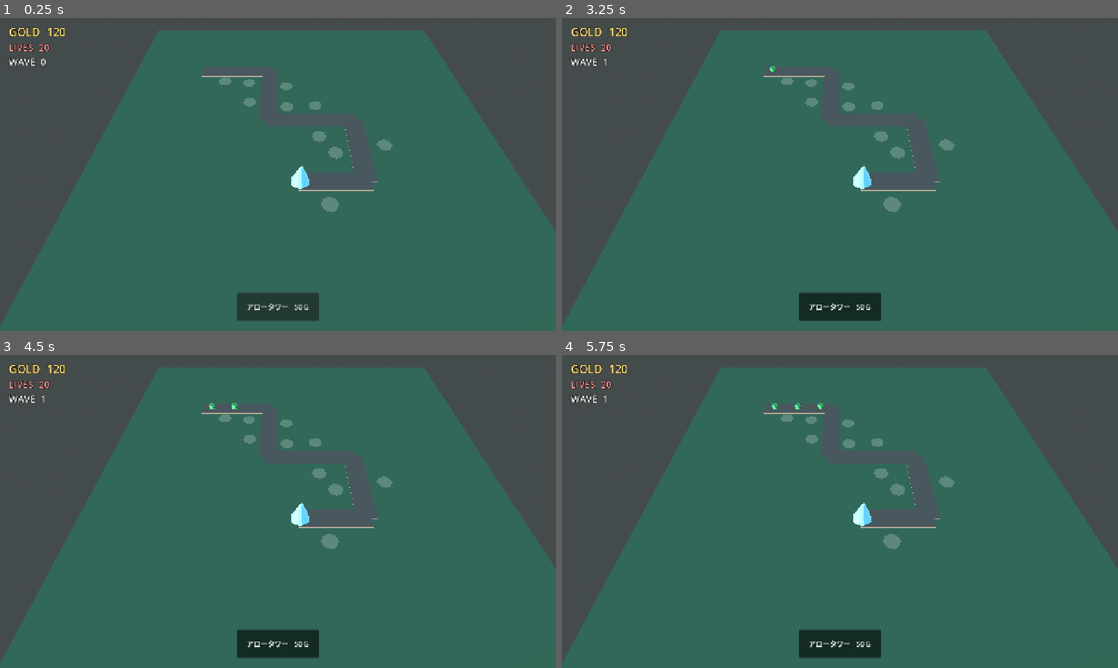
Above: before the commit, frames 1-4 (two rows, left to right).
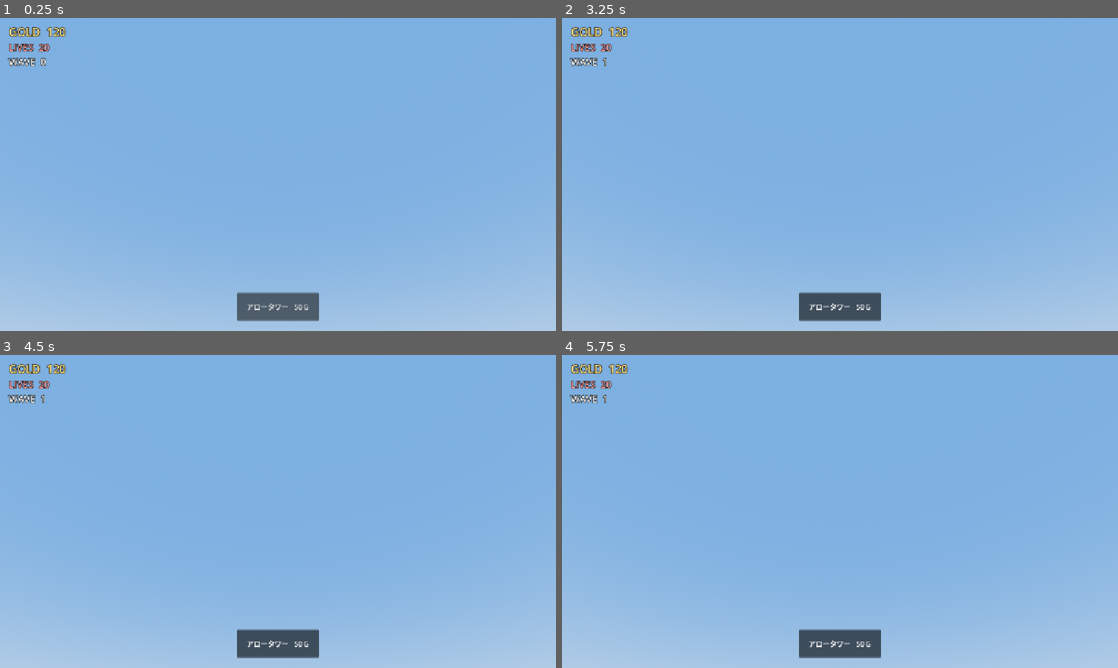
Above: after the commit, the same moments.

Repository: itsuki117/towerdefense
Game: Godot game, scene res://scenes/main.tscn
The game is run twice, just before and just after one commit, with the same random seed, the same clock (stepped at 60 frames per second) and the same inputs.
Inputs (mouse positions are in pixels of both pictures, inside the frame that each line leads up to):
- Up to frame 1 (0.25 s): no input
- Up to frame 2 (3.25 s): click "アロータワー 50 G" at 0.5 s; click "アロータワー 50 G" at 1.25 s; click "アロータワー 50 G" at 2 s; tap Enter at 2.75 s; move the mouse to (962, 158) at 2.77 s; click (962, 158) at 2.92 s
- Up to frame 3 (4.5 s): move the mouse to (166, 527) at 3.52 s; click (166, 527) at 3.67 s; tap Space at 4.25 s; move the mouse to (333, 442) at 4.27 s; click (333, 442) at 4.42 s
- Up to frame 4 (5.75 s): move the mouse to (812, 574) at 5.02 s; click (812, 574) at 5.17 s

The runs differ from the first frame. In frame 1, 100% of the frame differs, in the area x 0-100%, y 0-100%; in frame 2, 100%; in frame 3, 100%; in frame 4, 100%.

Commit message:
ステップ5: 勝敗判定・勝敗画面・リスタートでループを閉じる
- GameState に Result(PLAYING/WON/LOST) を追加。勝敗は先に決まったほうで
  確定し、二重には成立しない（最終波中に敗北したら勝利にしない）
- ライフ0で game_over、全8波を凌ぎ切ったら WaveManager が GameState.win()
- ResultScreen: VICTORY / DEFEAT 表示とリスタートボタン
  停止は SceneTree.paused で一括。この画面だけ process_mode = ALWAYS
- リスタートは GameState.reset() + reload_current_scene()
- WaveManager: GameState.is_over() で各待ちから抜け、終了後は何も湧かせない
- 待ち時間を SceneTree のタイマーから子 Timer ノードに変更
  ポーズ中は待ちも止まり、リスタート時の「解放済みインスタンス再開」も防げる
- 使われていなかった wave_started / all_waves_cleared シグナルを削除
- 上を向いていた Camera3D をマップが映る向きに戻した

Co-Authored-By: Claude Opus 5 <noreply@anthropic.com>

Diff:
--- a/scenes/main.tscn
+++ b/scenes/main.tscn
@@ -2,20 +2,21 @@
 
 [ext_resource type="Script" uid="uid://xmocfgxxw1wc" path="res://scripts/road_visual.gd" id="1_road_visual"]
 [ext_resource type="Script" uid="uid://b4ol4218moxot" path="res://scripts/wave_manager.gd" id="2_wave_manager"]
-[ext_resource type="Script" path="res://scripts/hud.gd" id="3_hud"]
+[ext_resource type="Script" uid="uid://b8lrcfllh0v23" path="res://scripts/hud.gd" id="3_hud"]
 [ext_resource type="PackedScene" path="res://scenes/enemy.tscn" id="4_enemy"]
 [ext_resource type="PackedScene" path="res://scenes/tower.tscn" id="5_tower"]
 [ext_resource type="Resource" path="res://resources/towers/tower_arrow.tres" id="6_tower_arrow"]
-[ext_resource type="Resource" path="res://resources/waves/wave_01.tres" id="7_wave_01"]
-[ext_resource type="Resource" path="res://resources/waves/wave_02.tres" id="8_wave_02"]
-[ext_resource type="Resource" path="res://resources/waves/wave_03.tres" id="9_wave_03"]
-[ext_resource type="Resource" path="res://resources/waves/wave_04.tres" id="10_wave_04"]
-[ext_resource type="Resource" path="res://resources/waves/wave_05.tres" id="11_wave_05"]
-[ext_resource type="Resource" path="res://resources/waves/wave_06.tres" id="12_wave_06"]
-[ext_resource type="Resource" path="res://resources/waves/wave_07.tres" id="13_wave_07"]
-[ext_resource type="Resource" path="res://resources/waves/wave_08.tres" id="14_wave_08"]
-[ext_resource type="Script" path="res://scripts/build_manager.gd" id="15_build_manager"]
+[ext_resource type="Resource" uid="uid://cs3falup4kcpj" path="res://resources/waves/wave_01.tres" id="7_wave_01"]
+[ext_resource type="Resource" uid="uid://cbrbq8aksjxmj" path="res://resources/waves/wave_02.tres" id="8_wave_02"]
+[ext_resource type="Resource" uid="uid://recoyhq5mace" path="res://resources/waves/wave_03.tres" id="9_wave_03"]
+[ext_resource type="Resource" uid="uid://bckivpa02ccnt" path="res://resources/waves/wave_04.tres" id="10_wave_04"]
+[ext_resource type="Resource" uid="uid://dfwyafdcgbvgu" path="res://resources/waves/wave_05.tres" id="11_wave_05"]
+[ext_resource type="Resource" uid="uid://blump5cd742in" path="res://resources/waves/wave_06.tres" id="12_wave_06"]
+[ext_resource type="Resource" uid="uid://l1g2og6qoolh" path="res://resources/waves/wave_07.tres" id="13_wave_07"]
+[ext_resource type="Resource" uid="uid://b1pcet5fw3m7r" path="res://resources/waves/wave_08.tres" id="14_wave_08"]
+[ext_resource type="Script" uid="uid://v5vi8hj3uv3o" path="res://scripts/build_manager.gd" id="15_build_manager"]
 [ext_resource type="PackedScene" path="res://scenes/build_spot.tscn" id="16_build_spot"]
+[ext_resource type="Script" path="res://scripts/result_screen.gd" id="17_result_screen"]
 
 [sub_resource type="ProceduralSkyMaterial" id="ProceduralSkyMaterial_sky"]
 sky_top_color = Color(0.38, 0.55, 0.78, 1)
@@ -75,7 +76,7 @@
 shadow_enabled = true
 
 [node name="Camera3D" type="Camera3D" parent="." unique_id=2093905404]
-transform = Transform3D(1, 0, 0, 0, 0.5944214, 0.80415386, 0, -0.80415386, 0.5944214, -2, 20, 22)
+transform = Transform3D(1, 0, 0, 0, 0.7399, -0.6727, 0, 0.6727, 0.7399, -2, 20, 22)
 fov = 60.0
 
 [node name="Level" type="Node3D" parent="." unique_id=58941780]
@@ -96,36 +97,36 @@
 transform = Transform3D(1, 0, 0, 0, 1, 0, 0, 0, 1, 0, 1.2, 0)
 mesh = SubResource("CylinderMesh_crystal")
 
-[node name="BuildSpots" type="Node3D" parent="Level"]
-
-[node name="BuildSpot1" parent="Level/BuildSpots" instance=ExtResource("16_build_spot")]
+[node name="BuildSpots" type="Node3D" parent="Level" unique_id=990039240]
+
+[node name="BuildSpot1" parent="Level/BuildSpots" unique_id=1469998101 instance=ExtResource("16_build_spot")]
 transform = Transform3D(1, 0, 0, 0, 1, 0, 0, 0, 1, -8.5, 0, -7)
 
-[node name="BuildSpot2" parent="Level/BuildSpots" instance=ExtResource("16_build_spot")]
+[node name="BuildSpot2" parent="Level/BuildSpots" unique_id=1975691358 instance=ExtResource("16_build_spot")]
 transform = Transform3D(1, 0, 0, 0, 1, 0, 0, 0, 1, -5.5, 0, -6.6)
 
-[node name="BuildSpot3" parent="Level/BuildSpots" instance=ExtResource("16_build_spot")]
+[node name="BuildSpot3" parent="Level/BuildSpots" unique_id=829891970 instance=ExtResource("16_build_spot")]
 transform = Transform3D(1, 0, 0, 0, 1, 0, 0, 0, 1, -5.2, 0, -3)
 
-[node name="BuildSpot4" parent="Level/BuildSpots" instance=ExtResource("16_build_spot")]
+[node name="BuildSpot4" parent="Level/BuildSpots" unique_id=1298926317 instance=ExtResource("16_build_spot")]
 transform = Transform3D(1, 0, 0, 0, 1, 0, 0, 0, 1, -1, 0, -6)
 
-[node name="BuildSpot5" parent="Level/BuildSpots" instance=ExtResource("16_build_spot")]
+[node name="BuildSpot5" parent="Level/BuildSpots" unique_id=1229408803 instance=ExtResource("16_build_spot")]
 transform = Transform3D(1, 0, 0, 0, 1, 0, 0, 0, 1, -1, 0, -2.2)
 
-[node name="BuildSpot6" parent="Level/BuildSpots" instance=ExtResource("16_build_spot")]
+[node name="BuildSpot6" parent="Level/BuildSpots" unique_id=207717049 instance=ExtResource("16_build_spot")]
 transform = Transform3D(1, 0, 0, 0, 1, 0, 0, 0, 1, 2.2, 0, -2.4)
 
-[node name="BuildSpot7" parent="Level/BuildSpots" instance=ExtResource("16_build_spot")]
+[node name="BuildSpot7" parent="Level/BuildSpots" unique_id=1902548934 instance=ExtResource("16_build_spot")]
 transform = Transform3D(1, 0, 0, 0, 1, 0, 0, 0, 1, 2.2, 0, 2.4)
 
-[node name="BuildSpot8" parent="Level/BuildSpots" instance=ExtResource("16_build_spot")]
+[node name="BuildSpot8" parent="Level/BuildSpots" unique_id=101691155 instance=ExtResource("16_build_spot")]
 transform = Transform3D(1, 0, 0, 0, 1, 0, 0, 0, 1, 8.6, 0, 3.6)
 
-[node name="BuildSpot9" parent="Level/BuildSpots" instance=ExtResource("16_build_spot")]
+[node name="BuildSpot9" parent="Level/BuildSpots" unique_id=1251530182 instance=ExtResource("16_build_spot")]
 transform = Transform3D(1, 0, 0, 0, 1, 0, 0, 0, 1, 3.6, 0, 4.6)
 
-[node name="BuildSpot10" parent="Level/BuildSpots" instance=ExtResource("16_build_spot")]
+[node name="BuildSpot10" parent="Level/BuildSpots" unique_id=717296766 instance=ExtResource("16_build_spot")]
 transform = Transform3D(1, 0, 0, 0, 1, 0, 0, 0, 1, 2.4, 0, 10.4)
 
 [node name="WaveManager" type="Node" parent="." unique_id=431208025]
@@ -134,7 +135,7 @@
 waves = [ExtResource("7_wave_01"), ExtResource("8_wave_02"), ExtResource("9_wave_03"), ExtResource("10_wave_04"), ExtResource("11_wave_05"), ExtResource("12_wave_06"), ExtResource("13_wave_07"), ExtResource("14_wave_08")]
 path_node = NodePath("../Level/Path3D")
 
-[node name="BuildManager" type="Node" parent="."]
+[node name="BuildManager" type="Node" parent="." unique_id=1360803666]
 script = ExtResource("15_build_manager")
 tower_scene = ExtResource("5_tower")
 camera_path = NodePath("../Camera3D")
@@ -146,7 +147,8 @@
 
 [node name="UI" type="CanvasLayer" parent="." unique_id=1653121643]
 
-[node name="HUD" type="Control" parent="UI"]
+[node name="HUD" type="Control" parent="UI" unique_id=127592024]
+layout_mode = 3
 anchors_preset = 15
 anchor_right = 1.0
 anchor_bottom = 1.0
@@ -157,9 +159,8 @@
 tower_options = [ExtResource("6_tower_arrow")]
 build_manager_path = NodePath("../../BuildManager")
 
-[node name="Stats" type="VBoxContainer" parent="UI/HUD"]
-layout_mode = 1
-anchors_preset = 0
+[node name="Stats" type="VBoxContainer" parent="UI/HUD" unique_id=506892068]
+layout_mode = 1
 offset_left = 20.0
 offset_top = 14.0
 offset_right = 340.0
@@ -167,7 +168,7 @@
 mouse_filter = 2
 theme_override_constants/separation = 2
 
-[node name="GoldLabel" type="Label" parent="UI/HUD/Stats"]
+[node name="GoldLabel" type="Label" parent="UI/HUD/Stats" unique_id=1135122192]
 layout_mode = 2
 theme_override_colors/font_color = Color(1, 0.88, 0.5, 1)
 theme_override_colors/font_outline_color = Color(0, 0, 0, 1)
@@ -175,7 +176,7 @@
 theme_override_font_sizes/font_size = 26
 text = "GOLD  0"
 
-[node name="LivesLabel" type="Label" parent="UI/HUD/Stats"]
+[node name="LivesLabel" type="Label" parent="UI/HUD/Stats" unique_id=1839172753]
 layout_mode = 2
 theme_override_colors/font_color = Color(1, 0.62, 0.6, 1)
 theme_override_colors/font_outline_color = Color(0, 0, 0, 1)
@@ -183,7 +184,7 @@
 theme_override_font_sizes/font_size = 22
 text = "LIVES  0"
 
-[node name="WaveLabel" type="Label" parent="UI/HUD/Stats"]
+[node name="WaveLabel" type="Label" parent="UI/HUD/Stats" unique_id=635216668]
 layout_mode = 2
 theme_override_colors/font_color = Color(1, 1, 1, 1)
 theme_override_colors/font_outline_color = Color(0, 0, 0, 1)
@@ -191,7 +192,7 @@
 theme_override_font_sizes/font_size = 22
 text = "WAVE  0"
 
-[node name="TowerBar" type="HBoxContainer" parent="UI/HUD"]
+[node name="TowerBar" type="HBoxContainer" parent="UI/HUD" unique_id=647932525]
 layout_mode = 1
 anchors_preset = 7
 anchor_left = 0.5
@@ -205,5 +206,62 @@
 grow_horizontal = 2
 grow_vertical = 0
 mouse_filter = 2
+theme_override_constants/separation = 12
 alignment = 1
-theme_override_constants/separation = 12
+
+[node name="ResultScreen" type="Control" parent="UI"]
+process_mode = 3
+visible = false
+layout_mode = 3
+anchors_preset = 15
+anchor_right = 1.0
+anchor_bottom = 1.0
+grow_horizontal = 2
+grow_vertical = 2
+script = ExtResource("17_result_screen")
+
+[node name="Dim" type="ColorRect" parent="UI/ResultScreen"]
+layout_mode = 1
+anchors_preset = 15
+anchor_right = 1.0
+anchor_bottom = 1.0
+grow_horizontal = 2
+grow_vertical = 2
+color = Color(0.04, 0.05, 0.08, 0.72)
+
+[node name="Panel" type="VBoxContainer" parent="UI/ResultScreen"]
+layout_mode = 1
+anchors_preset = 8
+anchor_left = 0.5
+anchor_top = 0.5
+anchor_right = 0.5
+anchor_bottom = 0.5
+offset_left = -240.0
+offset_top = -130.0
+offset_right = 240.0
+offset_bottom = 130.0
+grow_horizontal = 2
+grow_vertical = 2
+theme_override_constants/separation = 18
+alignment = 1
+
+[node name="TitleLabel" type="Label" parent="UI/ResultScreen/Panel"]
+layout_mode = 2
+theme_override_colors/font_color = Color(1, 1, 1, 1)
+theme_override_font_sizes/font_size = 64
+text = "VICTORY"
+horizontal_alignment = 1
+
+[node name="MessageLabel" type="Label" parent="UI/ResultScreen/Panel"]
+layout_mode = 2
+theme_override_colors/font_color = Color(0.86, 0.88, 0.92, 1)
+theme_override_font_sizes/font_size = 22
+text = "全 8 波を守りきった"
+horizontal_alignment = 1
+
+[node name="RestartButton" type="Button" parent="UI/ResultScreen/Panel"]
+custom_minimum_size = Vector2(220, 56)
+layout_mode = 2
+size_flags_horizontal = 4
+theme_override_font_sizes/font_size = 22
+text = "もう一度あそぶ"
--- a/scripts/game_state.gd
+++ b/scripts/game_state.gd
@@ -10,8 +10,12 @@
 signal game_over
 signal game_won
 
+enum Result { PLAYING, WON, LOST }
+
 const START_GOLD := 120
 const START_LIVES := 20
+
+var result: Result = Result.PLAYING
 
 var gold: int = START_GOLD:
 	set(value):
@@ -29,7 +33,7 @@
 		lives = value
 		lives_changed.emit(lives)
 		if lives == 0:
-			game_over.emit()
+			_finish(Result.LOST)
 
 var wave: int = 0:
 	set(value):
@@ -40,9 +44,31 @@
 
 
 func reset() -> void:
+	result = Result.PLAYING
 	gold = START_GOLD
 	lives = START_LIVES
 	wave = 0
+
+
+## 全ウェーブを凌ぎ切ったときに WaveManager から呼ばれる。
+func win() -> void:
+	_finish(Result.WON)
+
+
+func is_over() -> bool:
+	return result != Result.PLAYING
+
+
+## 勝敗はどちらか一度だけ。先に決まったほうが確定する
+## （最終波の途中でライフが尽きたら、その後の殲滅では勝利にしない）。
+func _finish(new_result: Result) -> void:
+	if result != Result.PLAYING:
+		return
+	result = new_result
+	if new_result == Result.WON:
+		game_won.emit()
+	else:
+		game_over.emit()
 
 
 func add_gold(amount: int) -> void:
--- /dev/null
+++ b/scripts/result_screen.gd
@@ -0,0 +1,45 @@
+extends Control
+## 勝敗画面。ゲームが終わったらツリーごと止め、リスタートを受け付ける。
+##
+## 停止は SceneTree.paused で一括して行う。敵・タワー・弾・WaveManager を
+## 個別に止めて回らずに済み、止め忘れも起きない。
+## この画面だけ process_mode = ALWAYS にしてあるので、ポーズ中でもボタンが効く。
+
+const COLOR_WIN := Color(0.55, 0.92, 0.62)
+const COLOR_LOSE := Color(0.96, 0.5, 0.5)
+
+@onready var _title: Label = $Panel/TitleLabel
+@onready var _message: Label = $Panel/MessageLabel
+@onready var _restart_button: Button = $Panel/RestartButton
+
+
+func _ready() -> void:
+	hide()
+	GameState.game_won.connect(_on_game_won)
+	GameState.game_over.connect(_on_game_over)
+	_restart_button.pressed.connect(_on_restart_pressed)
+
+
+func _on_game_won() -> void:
+	_show_result("VICTORY", "全 8 波を守りきった", COLOR_WIN)
+
+
+func _on_game_over() -> void:
+	_show_result("DEFEAT", "クリスタルが破壊された", COLOR_LOSE)
+
+
+func _show_result(title: String, message: String, color: Color) -> void:
+	_title.text = title
+	_title.add_theme_color_override(&"font_color", color)
+	_message.text = message
+	show()
+	_restart_button.grab_focus()
+	get_tree().paused = true
+
+
+func _on_restart_pressed() -> void:
+	get_tree().paused = false
+	# GameState は Autoload でシーンをまたいで生き残るので、明示的に戻す。
+	GameState.reset()
+	# 自分自身を含むシーンを作り直すので、フレーム境界まで遅らせる。
+	get_tree().call_deferred(&"reload_current_scene")
--- a/scripts/wave_manager.gd
+++ b/scripts/wave_manager.gd
@@ -6,8 +6,8 @@
 ## ここは「データを読んで、待って、出す」だけに徹する。
 ## 波の流れは await でそのまま手続きとして書けるので、状態機械を持たない。
 
-signal wave_started(index: int)
-signal all_waves_cleared
+## 「湧き切ったか」「全滅したか」を見に行く間隔 (秒)。
+const POLL_INTERVAL := 0.1
 
 @export var enemy_scene: PackedScene
 ## WaveData の配列。型付き配列にしないのは WaveData の entries と同じ理由。
@@ -42,25 +42,30 @@
 	_run_all_waves()
 
 
+## 敗北したら（GameState.is_over()）どの待ちからも抜けて、以降は何も湧かせない。
 func _run_all_waves() -> void:
 	await _wait(first_wave_delay)
 
 	for i in waves.size():
+		if GameState.is_over():
+			return
 		var wave := waves[i] as WaveData
 		if wave == null:
 			continue
 
 		GameState.wave = i + 1
-		wave_started.emit(i + 1)
 
 		await _spawn_wave(wave)
 		await _wait_until_field_cleared()
+		if GameState.is_over():
+			return
 
 		if i < waves.size() - 1:
 			await _wait(wave.next_wave_delay)
 
 	_running = false
-	all_waves_cleared.emit()
+	# 最終波まで残らず片付いた = 勝利。
+	GameState.win()
 
 
 ## 波に含まれる全 WaveEntry を並行に走らせ、湧き切るまで待つ。
@@ -73,12 +78,16 @@
 		_spawn_entry(entry)
 
 	while _active_spawners > 0:
-		await get_tree().process_frame
+		if GameState.is_over():
+			return
+		await _wait(POLL_INTERVAL)
 
 
 func _spawn_entry(entry: WaveEntry) -> void:
 	await _wait(entry.start_delay)
 	for i in entry.count:
+		if GameState.is_over():
+			break
 		_spawn(entry.enemy_data)
 		if i < entry.count - 1:
 			await _wait(entry.spawn_interval)
@@ -98,14 +107,26 @@
 
 func _wait_until_field_cleared() -> void:
 	while not get_tree().get_nodes_in_group(&"enemy").is_empty():
-		await get_tree().create_timer(0.25).timeout
+		if GameState.is_over():
+			return
+		await _wait(POLL_INTERVAL)
 
 
+## 待ち時間は SceneTree のタイマーではなく子ノードの Timer で計る。
+##
+## 理由は 2 つ:
+##   - process_mode を親から継承するので、ポーズ中は待ち時間も自然に止まる
+##     (SceneTree.create_timer は既定でポーズを無視して進んでしまう)
+##   - WaveManager が解放されるとタイマーも一緒に消えるので、リスタート後に
+##     「解放済みインスタンスを再開しようとした」エラーが出ない
 func _wait(seconds: float) -> void:
-	if seconds <= 0.0:
-		await get_tree().process_frame
-	else:
-		await get_tree().create_timer(seconds).timeout
+	var timer := Timer.new()
+	timer.one_shot = true
+	add_child(timer)
+	# Timer.start は 0 以下を受け付けないので下限を入れる。
+	timer.start(maxf(seconds, 0.001))
+	await timer.timeout
+	timer.queue_free()
 
 
 func _on_enemy_died(gold_value: int) -> void:
Not shown, added: scripts/build_manager.gd.uid
Not shown, added: scripts/build_spot.gd.uid
Not shown, added: scripts/hud.gd.uid
Not shown, changed: docs/GDD.md
